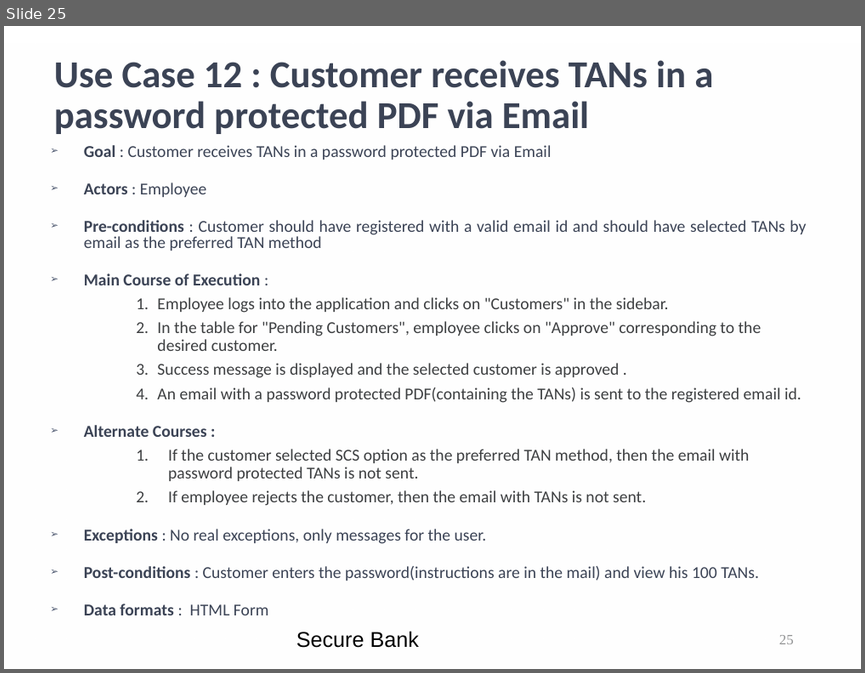
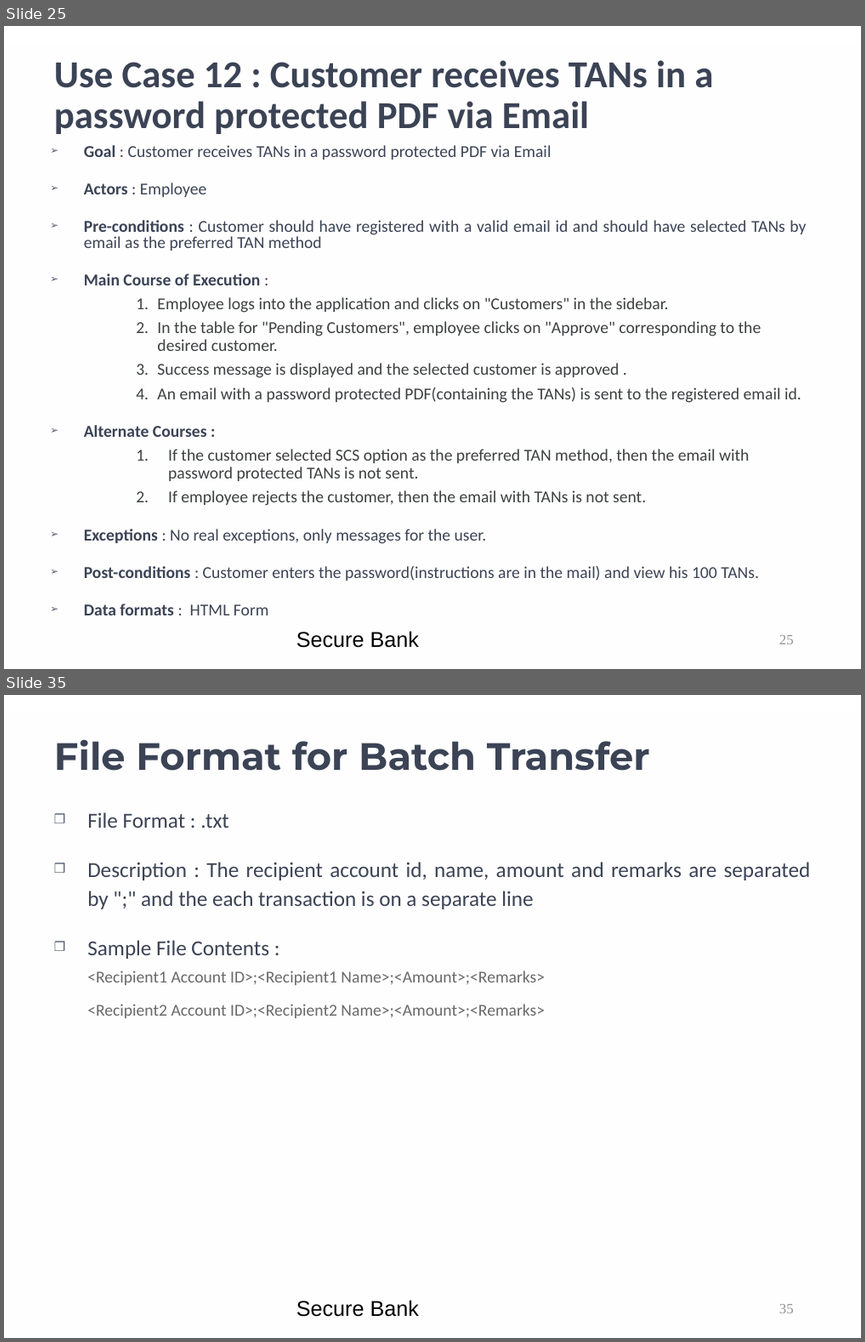
Before and after one commit to kwuerl/secure-coding-team-8, a slide deck: presentations/Phase3.ppt. Shown one above the other, each under a label of ours: slide 25 before the commit, slides 25 and 35 after it; the slides between them are not shown. The pictures are 865x673 and 865x1342 pixels, drawn with LibreOffice and Linux fonts; fonts in the diff are those of the drawing; background and template pictures are left out. Boxes give left, top, right and bottom in pixels: in the first picture for what was removed or moved away, otherwise in the second. Text is boxed around its words. In the diff, an @@ line names an element or a change of style, - is before the commit and + after.

```diff
--- a/presentations/Phase3.ppt
+++ b/presentations/Phase3.ppt
@@ slide 35 added at (x1=4, y1=695, x2=861, y2=1338), background picture (left out); not listed: 1 template element that a slide beside it also shows @@
@@ title added at (x1=54, y1=739, x2=650, y2=771), 32 pt, text #3B4355, bold @@
+File Format for Batch Transfer
@@ text added at (x1=87, y1=812, x2=811, y2=1018), 18 pt, text #3B4355 @@
+❒ File Format : .txt
+❒ Description : The recipient account id, name, amount and remarks are separated by ";" and the each transaction is on a separate line
+❒ Sample File Contents :
+    <Recipient1 Account ID>;<Recipient1 Name>;<Amount>;<Remarks>
+    <Recipient2 Account ID>;<Recipient2 Name>;<Amount>;<Remarks>
@@ text added at (x1=296, y1=1299, x2=419, y2=1316), 18 pt, text #000000 @@
+Secure Bank
@@ page number added at (x1=779, y1=1304, x2=794, y2=1313), 12 pt, text #919293 @@
+35
```
Also in this commit, not shown: 10 slides changed, 7 other slides added.
